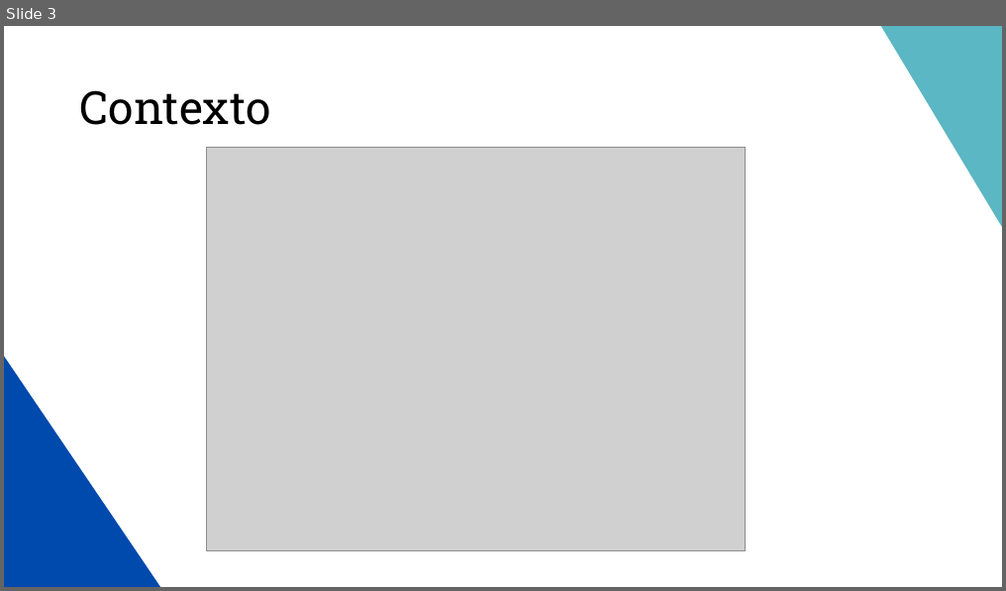
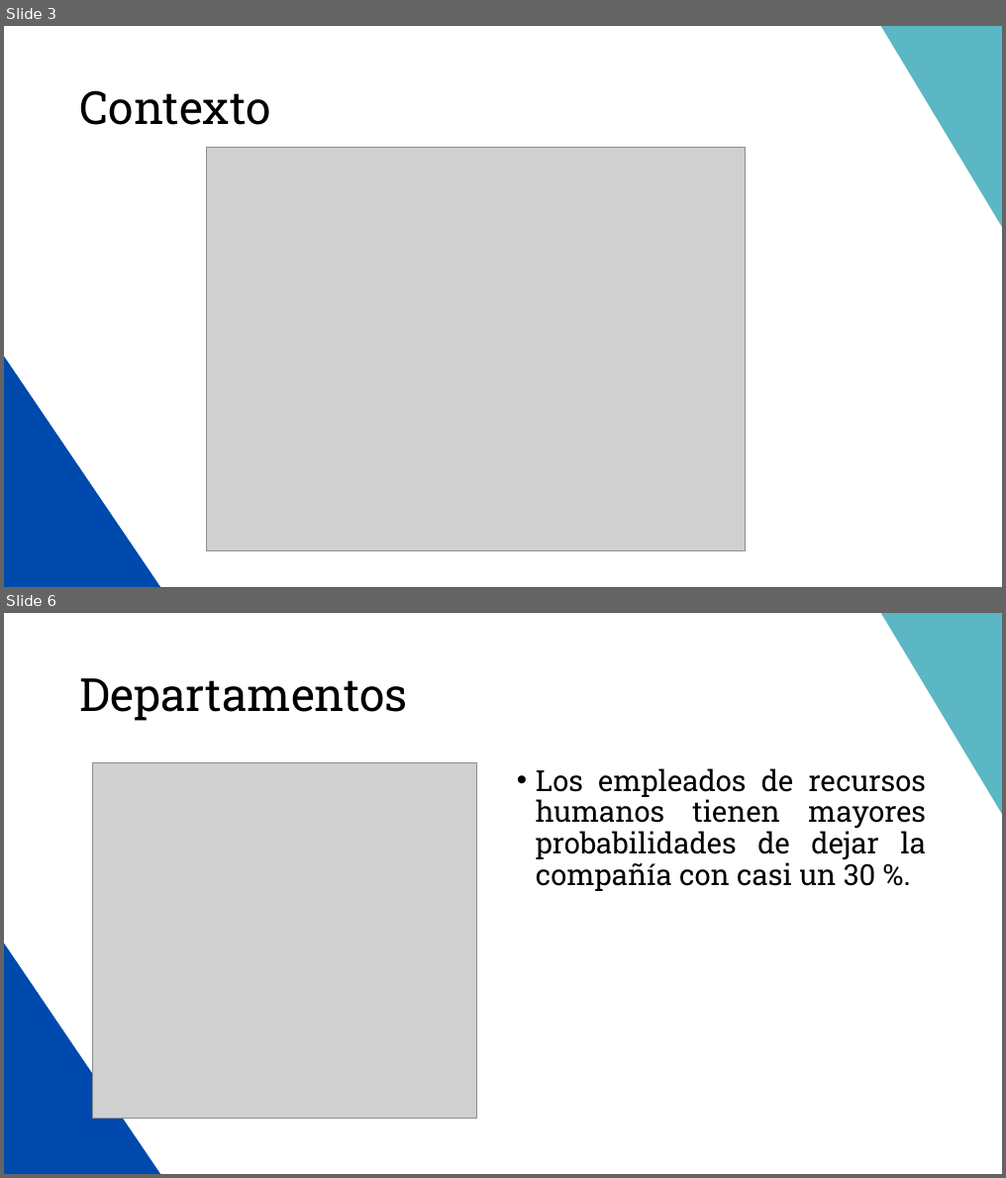
Before and after one commit to MiguelAMeloM/Miguel_DataAnalytics, a slide deck: RRHH/Data_Storytelling.pptx. Shown one above the other, each under a label of ours: slide 3 before the commit, slides 3 and 6 after it; the slides between them are not shown. The pictures are 1006x591 and 1006x1178 pixels, drawn with LibreOffice and Linux fonts; fonts in the diff are those of the drawing; grey boxes stand for pictures. Boxes give left, top, right and bottom in pixels: in the first picture for what was removed or moved away, otherwise in the second. Text is boxed around its words. In the diff, an @@ line names an element or a change of style, - is before the commit and + after.

```diff
--- a/RRHH/Data_Storytelling.pptx
+++ b/RRHH/Data_Storytelling.pptx
@@ slide 6 added at box(4, 613, 1002, 1174), background #FFFFFF; not listed: 2 template elements that a slide beside it also shows @@
@@ title added at box(80, 678, 408, 721), 44 pt, text #000000 @@
+Departamentos
@@ picture added at box(92, 762, 477, 1119) @@
@@ text added at box(536, 768, 926, 891), 28 pt, text #000000 @@
+• Los empleados de recursos humanos tienen mayores probabilidades de dejar la compañía con casi un 30 %.
```
Also in this commit, not shown: 6 other slides added, 2 slides removed, 1 other file.
